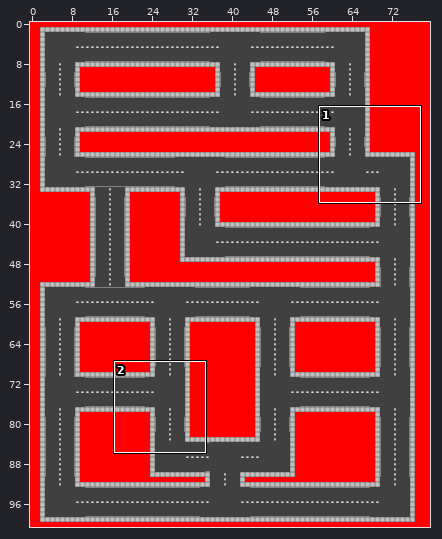
Level history. Tiled map: taxi-test/android/assets/maps/prototype.tmx. The first picture is a wide view before the edit; the outline marks the close-up.
Close-up. As it was:
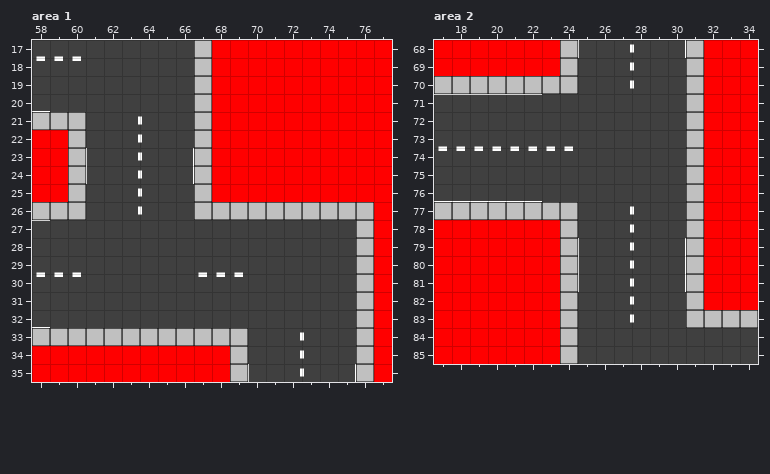
Cells are 32x32 px. Shown: area 1 x 58..77, y 17..35; area 2 x 17..34, y 68..85. The commit also changed other parts of the map, which this record leaves out. Tiles whose own drawing changed are shown in their newer look in all pictures.
Once edited:
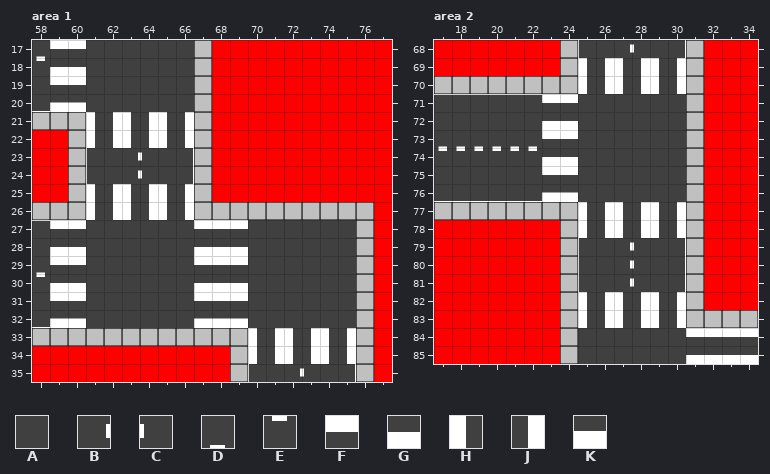
Key: from "Road-Aidan": A 2, B 4, C 5, D 96, E 128, F 201, G 233, H 290, J 291, K 361.
_ is an empty cell.
From old to new:
Layer "Road", area 1:
Tile A becomes tile F in row 19 at x 59 to 60; in row 27 at x 59 to 60 and 67 to 69; in row 31 at x 59 to 60 and 67 to 69.
Tile D becomes tile F in row 17 at x 59 to 60; in row 29 at x 59 to 60 and 67 to 69.
Tile A becomes tile G in row 28 at x 59 to 60 and 67 to 69.
Tile E becomes tile G in row 18 at x 59 to 60; in row 30 at x 59 to 60 and 67 to 69.
Tile A becomes tile H in rows 21 to 22 at x 61 and 65; in rows 25 to 26 at x 61 and 65; in rows 33 to 34 at x 70 and 74.
Tile B becomes tile H in rows 21 to 22 at x 63; in rows 25 to 26 at x 63; in rows 33 to 34 at x 72.
Tile A becomes tile J in rows 21 to 22 at x 62 and 66; in rows 25 to 26 at x 62 and 66; in rows 33 to 34 at x 71 and 75.
Tile C becomes tile J in rows 21 to 22 at x 64; in rows 25 to 26 at x 64; in rows 33 to 34 at x 73.
Tile A becomes tile K in row 20 at x 59 to 60; in row 32 at x 59 to 60 and 67 to 69.
Layer "Road", area 2:
Tile A becomes tile F in row 71 at x 23 to 24; in row 75 at x 23 to 24; in row 84 at x 31 to 34.
Tile D becomes tile F in row 73 at x 23 to 24.
Tile A becomes tile G in row 72 at x 23 to 24; in row 85 at x 31 to 34.
Tile E becomes tile G in row 74 at x 23 to 24.
Tile A becomes tile H in rows 69 to 70 at x 25 and 29; in rows 77 to 78 at x 25 and 29; in rows 82 to 83 at x 25 and 29.
Tile B becomes tile H in rows 69 to 70 at x 27; in rows 77 to 78 at x 27; in rows 82 to 83 at x 27.
Tile A becomes tile J in rows 69 to 70 at x 26 and 30; in rows 77 to 78 at x 26 and 30; in rows 82 to 83 at x 26 and 30.
Tile C becomes tile J in rows 69 to 70 at x 28; in rows 77 to 78 at x 28; in rows 82 to 83 at x 28.
Tile A becomes tile K in row 76 at x 23 to 24.
